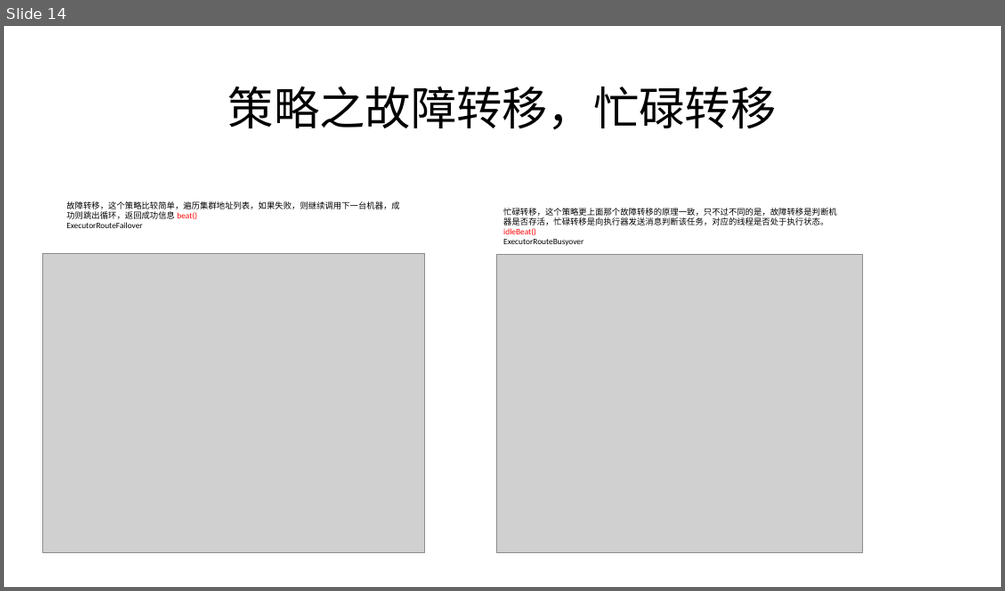
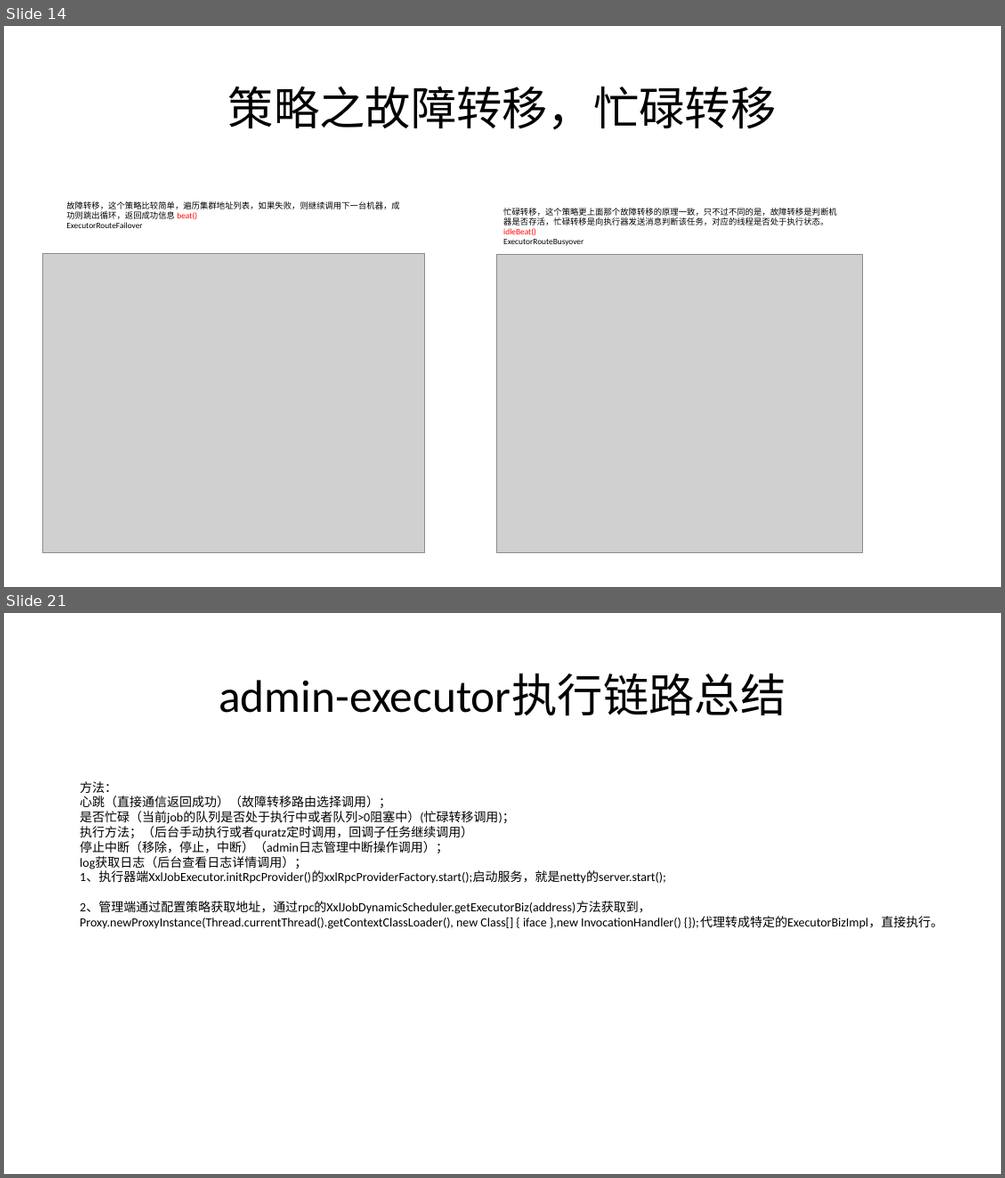
Before and after one commit to caideli1/doc, a slide deck: XXL-JOB技术分享.pptx. Shown one above the other, each under a label of ours: slide 14 before the commit, slides 14 and 21 after it; the slides between them are not shown. The pictures are 1005x591 and 1005x1178 pixels, drawn with LibreOffice and Linux fonts; fonts in the diff are those of the drawing; grey boxes stand for pictures. Boxes give left, top, right and bottom in pixels: in the first picture for what was removed or moved away, otherwise in the second. Text is boxed around its words. In the diff, an @@ line names an element or a change of style, - is before the commit and + after.

```diff
--- a/XXL-JOB技术分享.pptx
+++ b/XXL-JOB技术分享.pptx
@@ slide 21 added at bbox=[4, 613, 1001, 1174], background #FFFFFF @@
@@ title added at bbox=[218, 674, 785, 716], 44 pt, text #000000 @@
+admin-executor执行链路总结
@@ text added at bbox=[80, 781, 943, 929], 12 pt, text #000000 @@
+方法：
+心跳（直接通信返回成功）（故障转移路由选择调用）；
+是否忙碌（当前job的队列是否处于执行中或者队列>0阻塞中）(忙碌转移调用)；
+执行方法；（后台手动执行或者quratz定时调用，回调子任务继续调用）
+停止中断（移除，停止，中断）（admin日志管理中断操作调用）；
+log获取日志（后台查看日志详情调用）；
+1、执行器端XxlJobExecutor.initRpcProvider()的xxlRpcProviderFactory.start();启动服务，就是netty的server.start();
+2、管理端通过配置策略获取地址，通过rpc的XxlJobDynamicScheduler.getExecutorBiz(address)方法获取到，Proxy.newProxyInstance(Thread.currentThread().getContextClassLoader(), new Class[] { iface },new InvocationHandler() {});代理转成特定的ExecutorBizImpl，直接执行。
```
Also in this commit, not shown: 5 slides changed, 3 other slides added, 1 slide removed.
